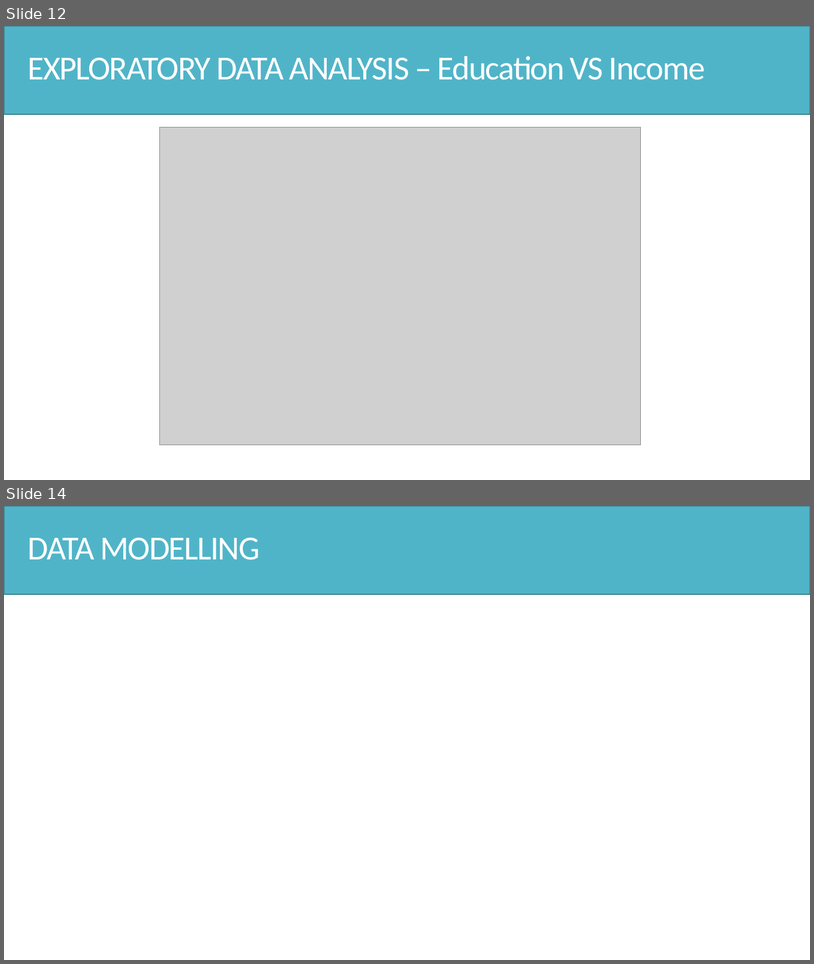
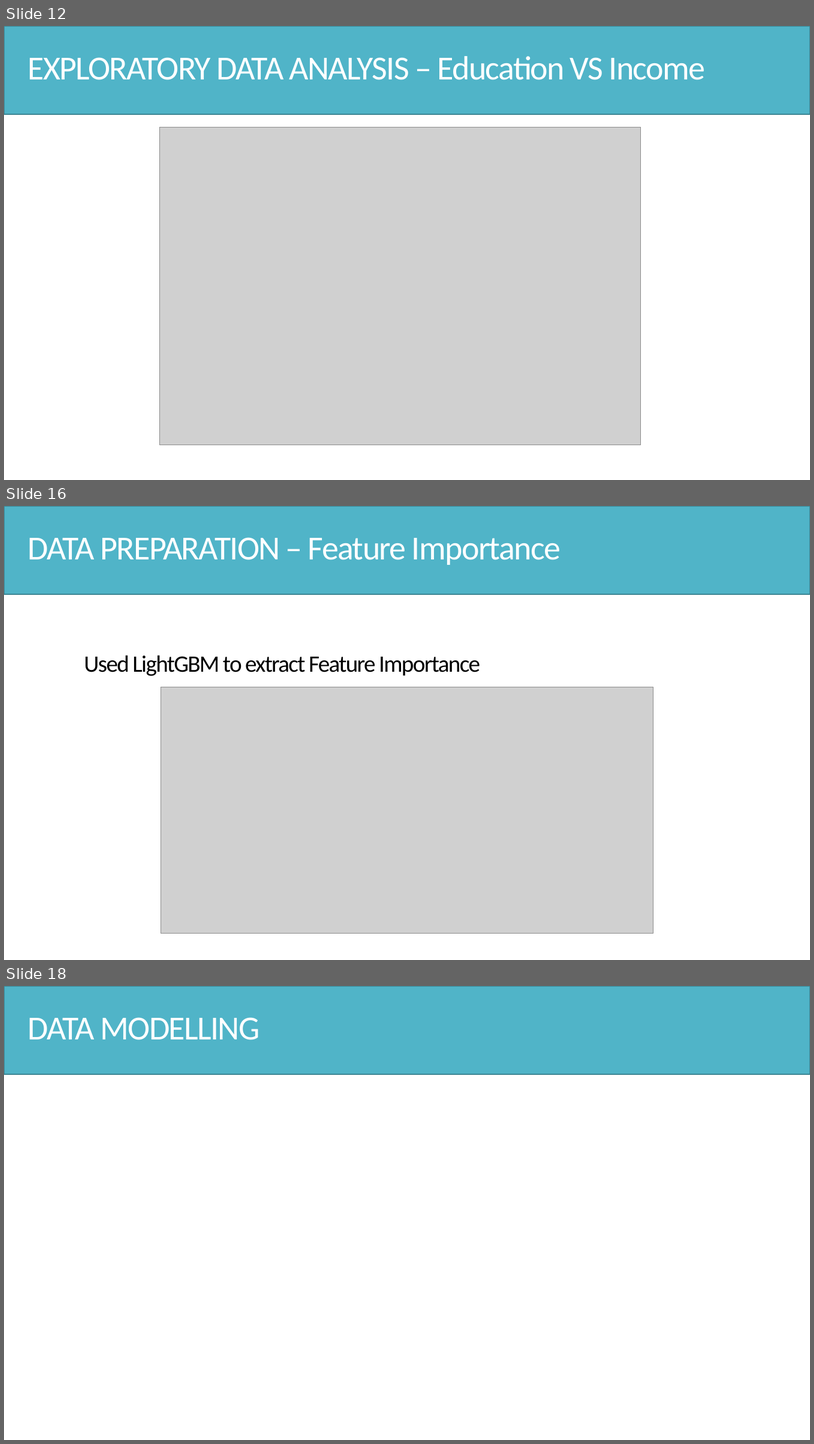
Before and after one commit to Hsgngr/dataiku_income_classification, a slide deck: Task_Presentation.pptx. Shown one above the other, each under a label of ours: slides 12 and 14 before the commit, slides 12, 16 and 18 after it; the slides between them are not shown. The pictures are 814x964 and 814x1444 pixels, drawn with LibreOffice and Linux fonts; fonts in the diff are those of the drawing; grey boxes stand for pictures. Boxes give left, top, right and bottom in pixels: in the first picture for what was removed or moved away, otherwise in the second. Text is boxed around its words. In the diff, an @@ line names an element or a change of style, - is before the commit and + after.

```diff
--- a/Task_Presentation.pptx
+++ b/Task_Presentation.pptx
@@ slide 16 added at (4, 506, 810, 960), background #FFFFFF @@
@@ rectangle added at (4, 506, 810, 594), fill #50B4C8, outline #3B8594 1 pt @@
@@ text added at (27, 537, 561, 565), 40 pt, text #FFFFFF @@
+DATA PREPARATION – Feature Importance
@@ text added at (84, 655, 480, 676), 28 pt, text #000000 @@
+Used LightGBM to extract Feature Importance
@@ picture added at (161, 687, 654, 933) @@
@@ what was slide 14 is now slide 18 @@
```
Also in this commit, not shown: 4 other slides added, 3 slides removed.
